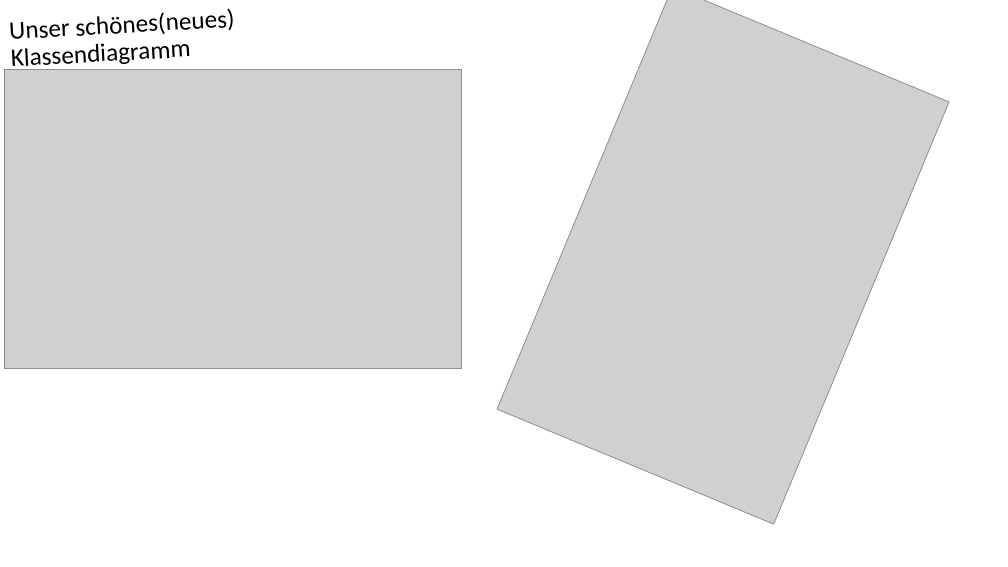
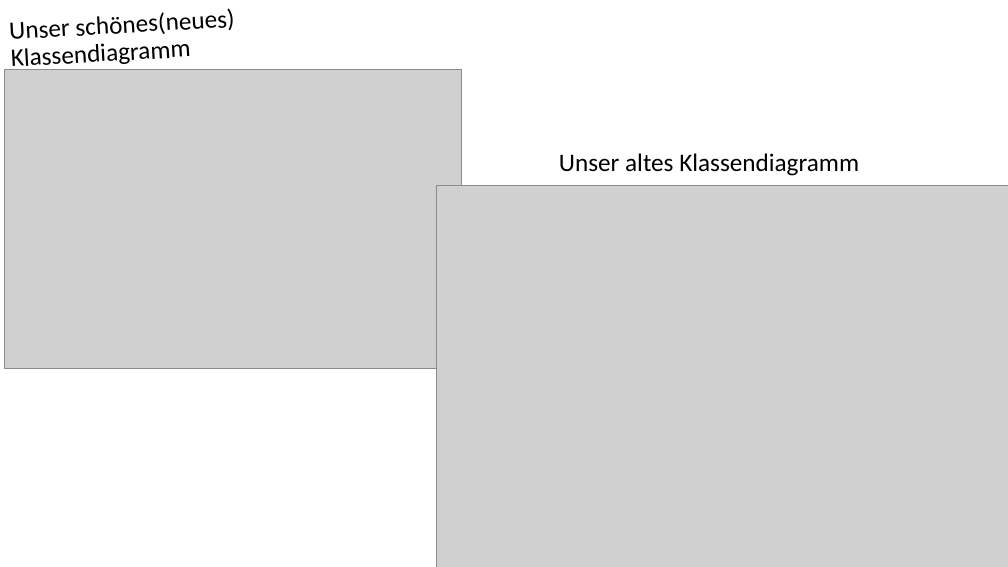
Before and after one commit to fh-erfurt/AICard, a slide deck: slide 9 of Präsentationen/3_Präsentation.pptx. Drawn at 1008x567 pixels with LibreOffice and Linux fonts; fonts in the diff are those of the drawing; grey boxes stand for pictures. Boxes give left, top, right and bottom in pixels: in the first picture for what was removed or moved away, otherwise in the second. Text is boxed around its words. In the diff, an @@ line names an element or a change of style, - is before the commit and + after.

```diff
--- a/Präsentationen/3_Präsentation.pptx
+++ b/Präsentationen/3_Präsentation.pptx
@@ picture removed at <box>497,0,949,524</box> @@
@@ text added at <box>559,153,859,176</box>, 24 pt, text #000000 @@
+Unser altes Klassendiagramm
@@ picture added at <box>436,186,1008,567</box> @@
```
Also in this commit, not shown: 3 other slides changed, 1 slide added, 1 slide removed.
